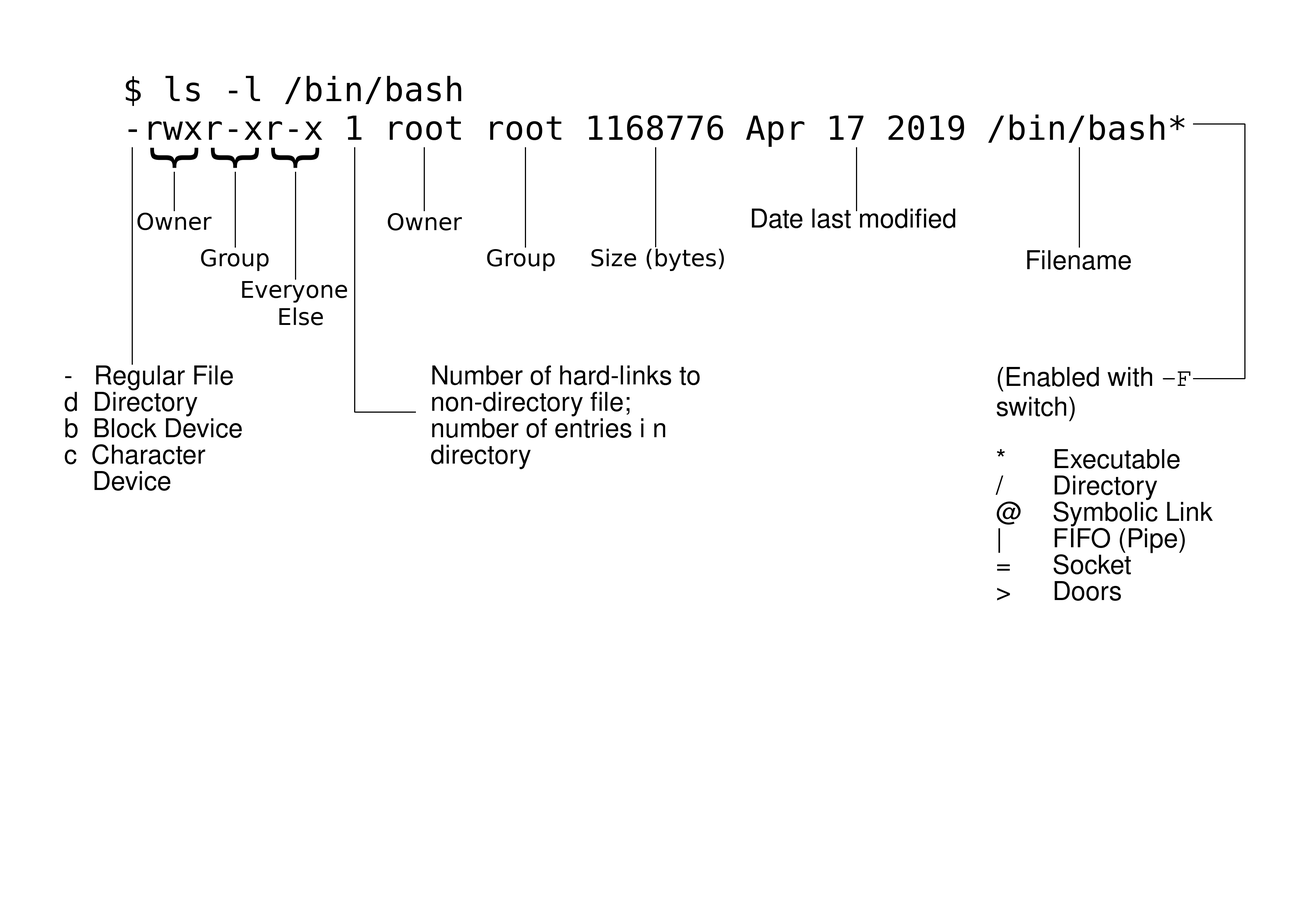
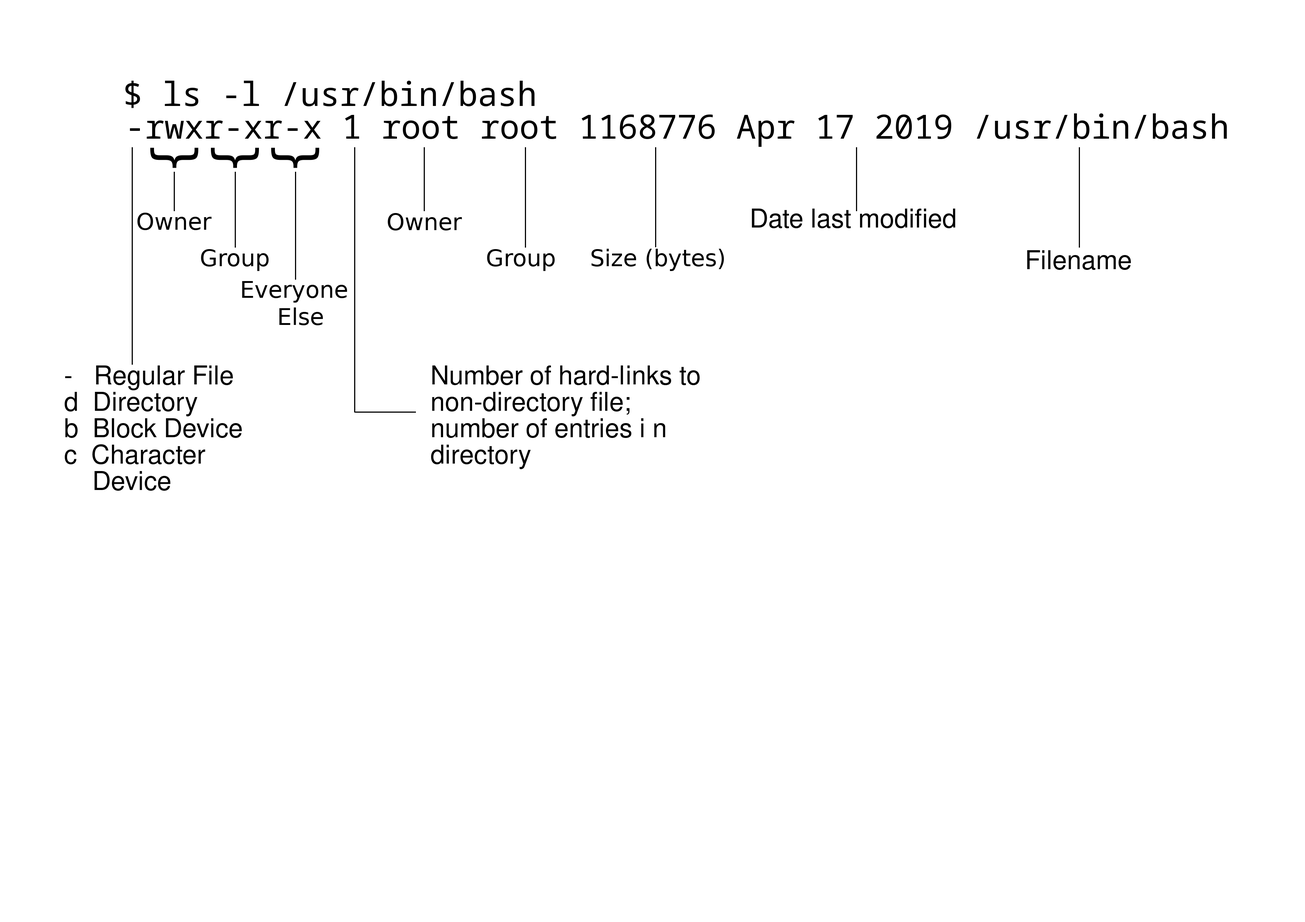
Two versions of the same layered image (1305 x 922). Layer-by-layer changes:
added layer "-rwxr-xr-x 1 root root 1168776..." above "$ ls -l /usr/bin/bash" over left=129, top=113, right=1227, bottom=147
renamed "$ ls -l /bin/bash ..." to "$ ls -l /usr/bin/bash", painted on it over left=125, top=75, right=1185, bottom=147
hid "(Enabled with -F switch) ..." over left=995, top=367, right=1213, bottom=602
painted on "lines" over left=1192, top=123, right=1246, bottom=380
